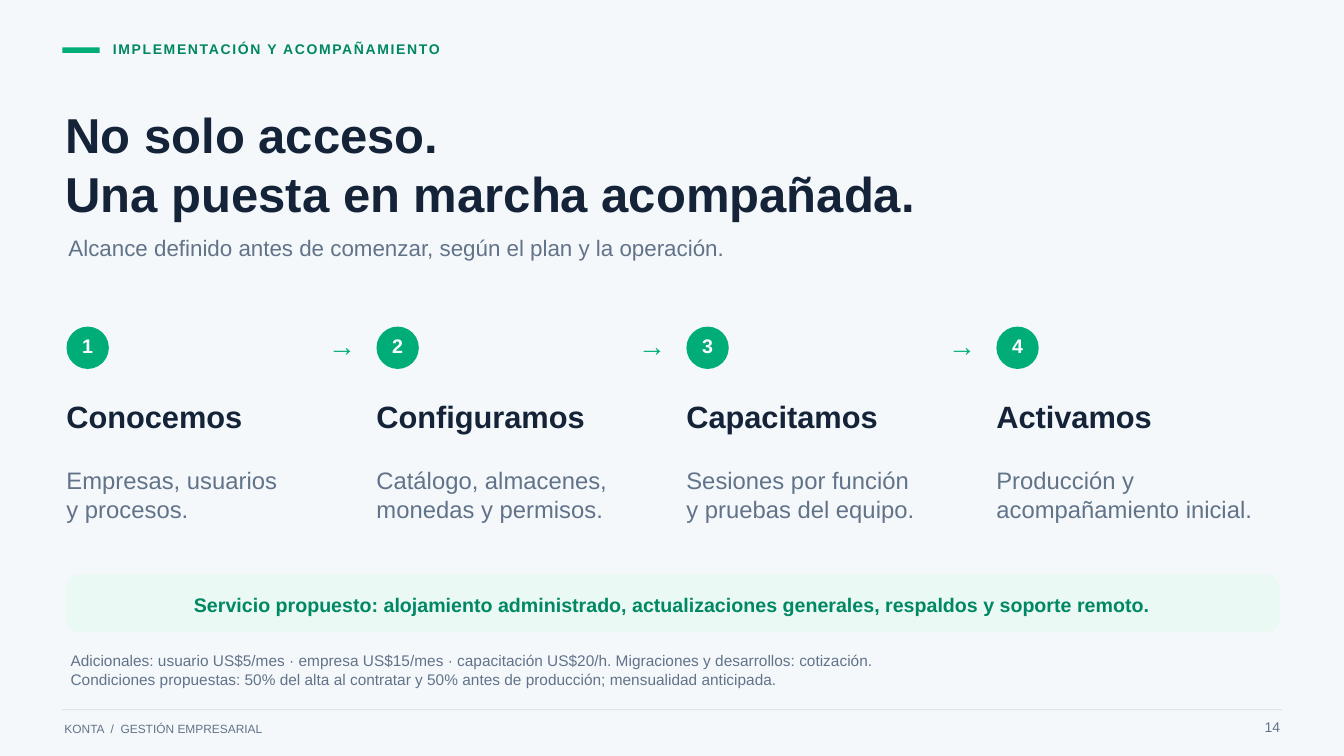
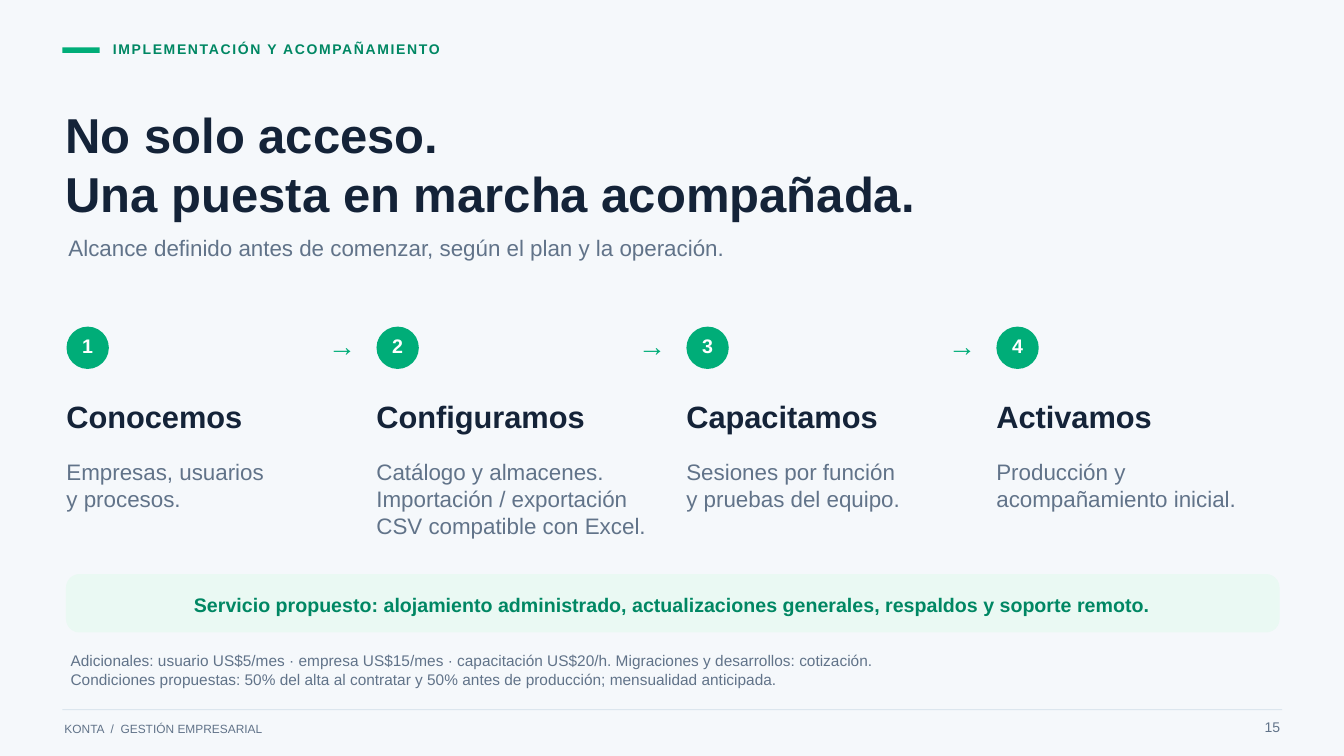
Before and after one commit to Jefersson001/Sistema-de-Venta, a slide deck: slide 15 of docs/Konta_Presentacion_Comercial.pptx (slide 14 before the commit). Drawn at 1344x756 pixels with LibreOffice and Linux fonts; fonts in the diff are those of the drawing. Boxes give left, top, right and bottom in pixels: in the first picture for what was removed or moved away, otherwise in the second. Text is boxed around its words. In the diff, an @@ line names an element or a change of style, - is before the commit and + after.

```diff
--- a/docs/Konta_Presentacion_Comercial.pptx
+++ b/docs/Konta_Presentacion_Comercial.pptx
@@ text "Empresas, usuarios": place and size @@
-text "Empresas, usuarios" at [66, 472, 277, 523]
+text "Empresas, usuarios" at [66, 464, 263, 512]
@@ text at [376, 463, 646, 539]: text changed; size 17 to 16 pt @@
-Catálogo, almacenes,
-monedas y permisos.
+Catálogo y almacenes.
+Importación / exportación
+CSV compatible con Excel.
@@ text "Sesiones por función": place and size @@
-text "Sesiones por función" at [686, 471, 914, 523]
+text "Sesiones por función" at [686, 463, 900, 512]
@@ size 17 to 16 pt in 3 elements at [66, 464, 263, 512], [686, 463, 900, 512], [996, 463, 1236, 512] @@
@@ text "Producción y": place and size @@
-text "Producción y" at [996, 471, 1252, 523]
+text "Producción y" at [996, 463, 1236, 512]
@@ text at [1265, 722, 1281, 732]: text changed @@
-14
+15
```
Also in this commit, not shown: 10 other slides changed, 1 slide added, 59 other files.
